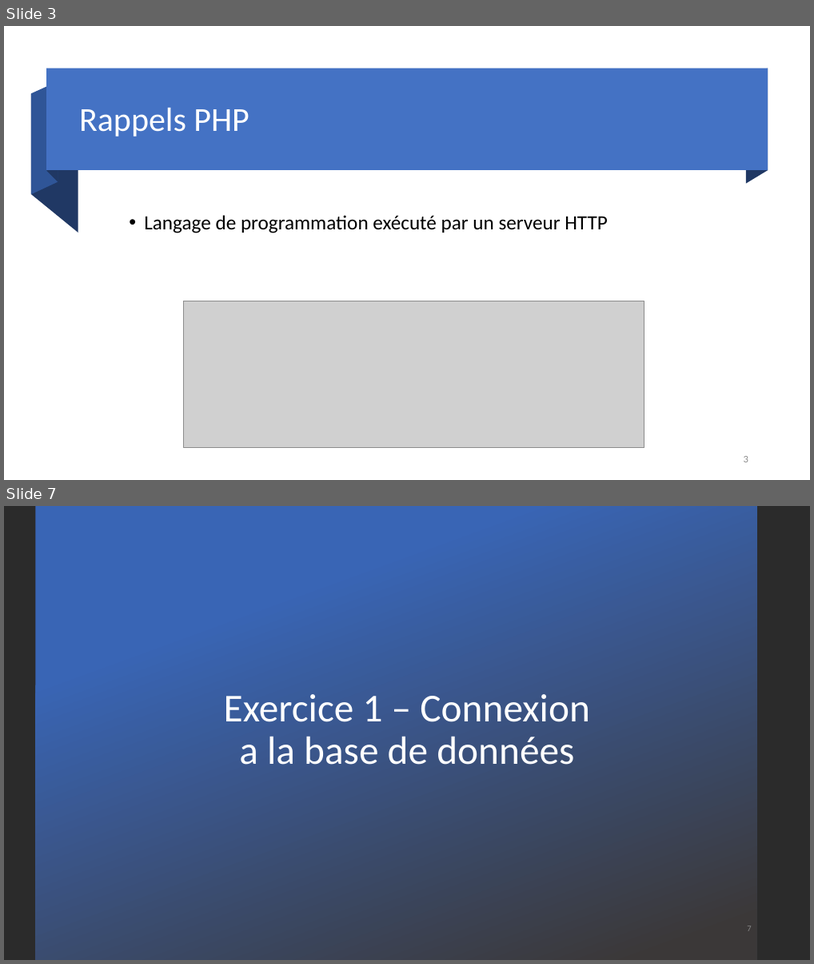
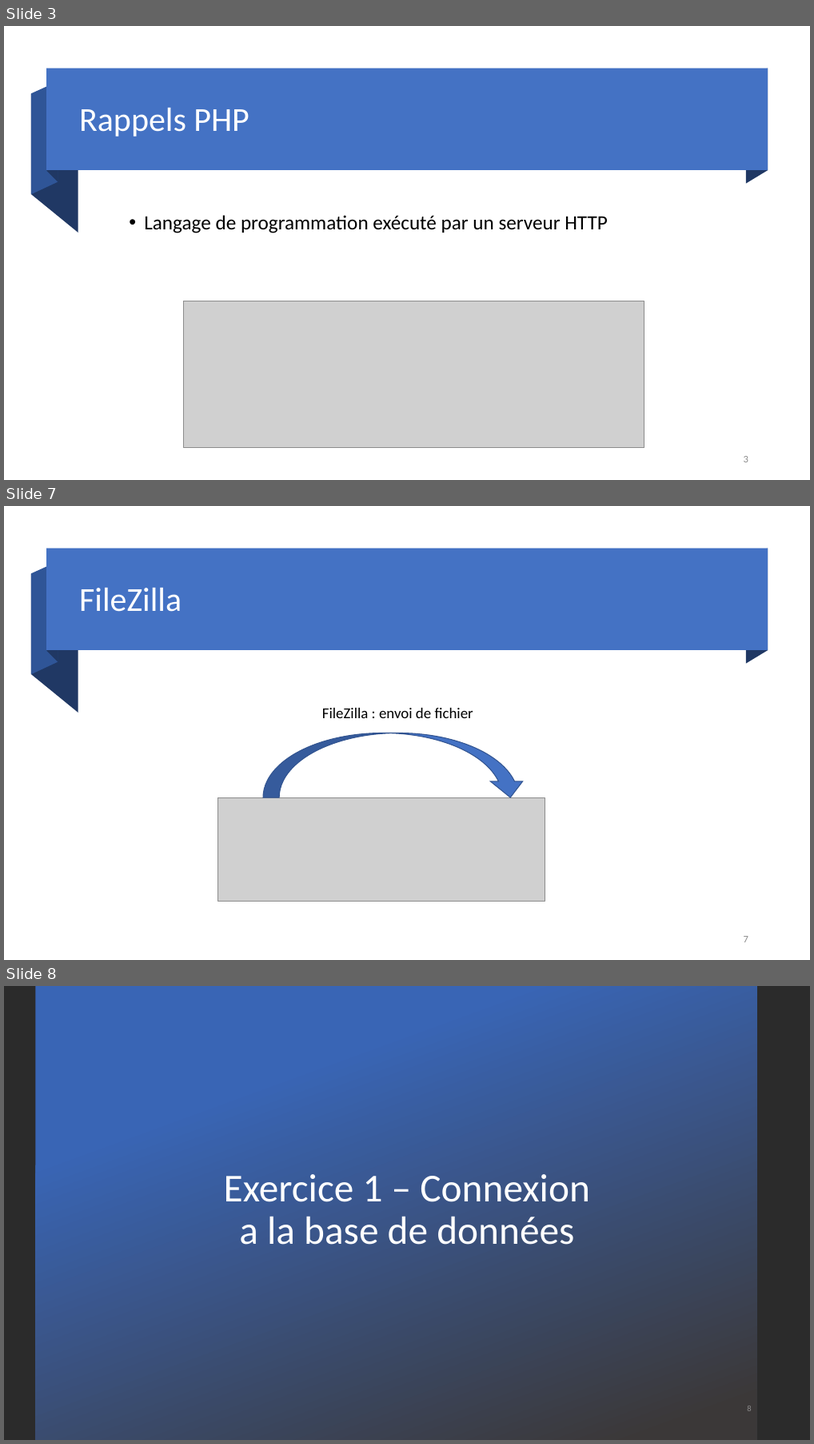
Before and after one commit to DylanMielot/FormationFormateur, a slide deck: Formation de formateur.pptx. Shown one above the other, each under a label of ours: slides 3 and 7 before the commit, slides 3, 7 and 8 after it; the slides between them are not shown. The pictures are 814x964 and 814x1444 pixels, drawn with LibreOffice and Linux fonts; fonts in the diff are those of the drawing; grey boxes stand for pictures; background and template pictures are left out; a plain dark background stands for a picture behind light text. Boxes give left, top, right and bottom in pixels: in the first picture for what was removed or moved away, otherwise in the second. Text is boxed around its words. In the diff, an @@ line names an element or a change of style, - is before the commit and + after.

```diff
--- a/Formation de formateur.pptx
+++ b/Formation de formateur.pptx
@@ slide 7 added at (4, 506, 810, 960), background #FFFFFF @@
@@ group added at (31, 548, 768, 712): 4 freeform shapes, 1 rectangle @@
@@ title added at (79, 588, 182, 612), 40 pt, text #FFFFFF @@
+FileZilla
@@ text added at (322, 708, 474, 718), 18 pt, text #000000 @@
+FileZilla : envoi de fichier
@@ curved down arrow added at (263, 733, 527, 797), fill #4472C4, outline #325491 1 pt @@
@@ picture added at (218, 797, 545, 902) @@
@@ page number added at (744, 936, 749, 942), 12 pt, text #8C8C8C @@
+7
@@ what was slide 7 is now slide 8 @@
@@ page number at (747, 1405, 751, 1411): text changed @@
-7
+8
```
Also in this commit, not shown: 3 slides changed, 1 other slide added, 1 slide removed.
